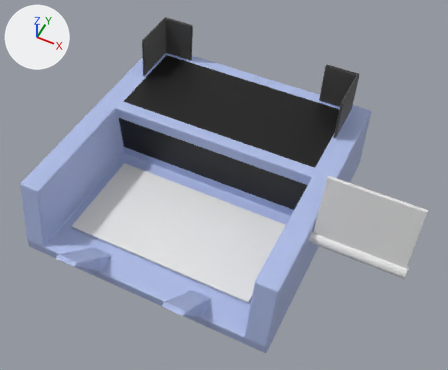
An edit to the Blender file Blender/Printer.blend, drawn before and after from the same camera.
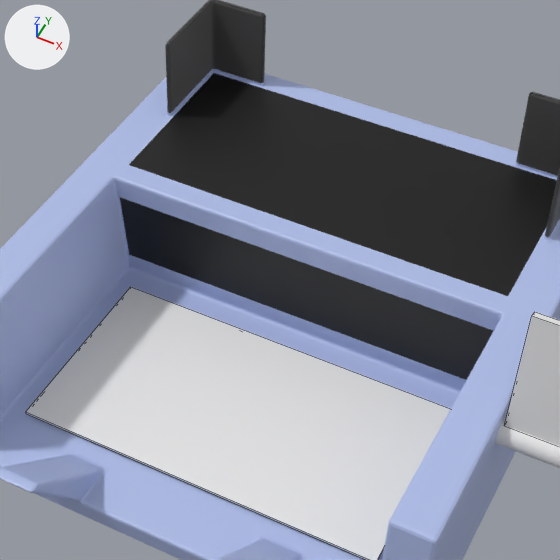
Each version is shown whole from a 50 mm camera at (6.47, -11.49, 15.39) aimed at (0.93, -0.41, 1.54), then close up on the part from 13% to 76% of the width and 5% to 81% of the height. The axes (+X, +Y, +Z) are drawn at upper left. The lights are the same throughout. The close-ups show mesh edges as thin lines.

Before the edit, the objects in view are built like this:
```python
me_cube_002 = bpy.data.meshes.new('Cube.002')
me_cube_002.from_pydata(...)  # a box spanning x -1.04..0.96, y -1.0..1.0, z 0.0..2.0
me_cube_003 = bpy.data.meshes.new('Cube.003')
me_cube_003.from_pydata(...)  # a box spanning x -3.0..3.0, y -3.03..-0.03, z 0.25..0.3
me_cylinder = bpy.data.meshes.new('Cylinder')
me_cylinder.from_pydata(...)  # a 32-sided cylinder along z spanning x -1.0..1.0, y -1.0..1.0, z -1.0..1.0
ob_cube = bpy.data.objects.new('Cube', me_cube_002)
ob_cube.location = (5.37, -1.18, 1.95)
ob_cube.rotation_euler = (-0.244, 0.0, 0.0)  # degrees (-14, 0, 0)
ob_cube.scale = (1.28, 0.0588, 0.922)
ob_cylinder = bpy.data.objects.new('Cylinder', me_cylinder)
ob_cylinder.location = (5.26, -1.21, 1.79)
ob_cylinder.rotation_euler = (0.0, 1.571, 0.0)  # degrees (0, 90, 0)
ob_cylinder.scale = (0.187, 0.187, 1.4)
ob_money = bpy.data.objects.new('Money', me_cube_003)
ob_money.location = (0.0, 0.0, 0.0)
# also in view: 'Body' at (0.0, -0.42, 1.7)
```
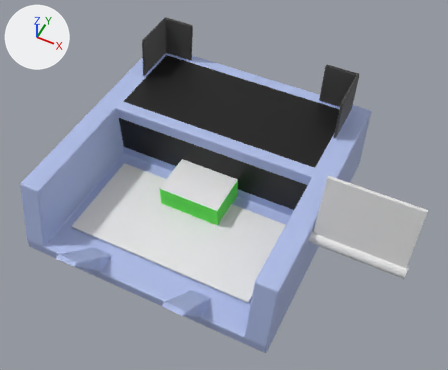
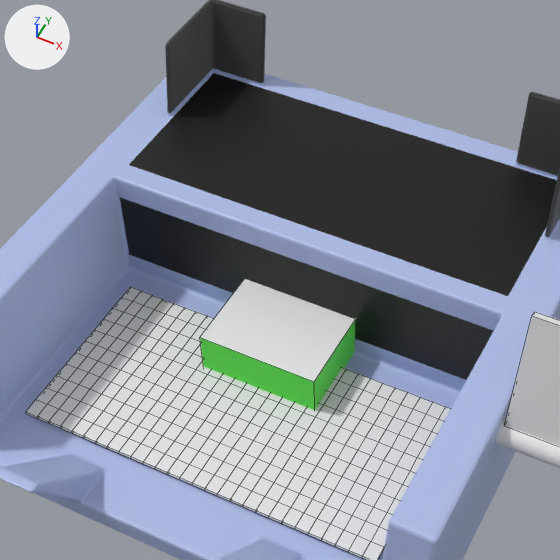
Commit message: printer update

Pixel boxes [x1, y1, x2, y2] of what changed, in the close-ups (560 x 560 px):
'CubeMoney', added: after [200, 279, 355, 410]
    faces in mat_moneyimg (white #e7e7e7): [200, 279, 355, 381]
    faces in mat_monyeborder (green #4de737): [200, 321, 355, 410]
part 1 of me_cube_003, added: after [26, 287, 450, 560]

The change, as a list of edits to the scene's bpy script:
```text
Add mat_moneyimg:
    mat_moneyimg = principled_material('MoneyImg')
    mat_moneyimg.base_color = (0.8, 0.8, 0.8)  # white #e7e7e7
Add mat_monyeborder:
    mat_monyeborder = principled_material('MonyeBorder')
    mat_monyeborder.base_color = (0.0741, 0.8, 0.0387)  # green #4de737
Change me_cube_003:
    used by ob_money; location = (0.0, 0.0, 0.0)
    remove me_cube_003.from_pydata(...)  # 8 vertices, 6 faces; spans x -3.0..3.0, y -3.03..-0.03, z 0.25..0.3
    add me_cube_003.from_pydata(...)  # 696 vertices, 694 faces; spans x -3.0..3.0, y -3.03..-0.03, z 0.25..0.3
    me_cube_003 part 1: 688 vertices added at x -3.0..3.0, y -3.03..-0.03, z 0.25..0.3
Add me_cube_004:
    me_cube_004.from_pydata([(-1.0, -1.0, -1.0), (-1.0, -1.0, 1.0), (-1.0, 1.0, -1.0), (-1.0, 1.0, 1.0), (1.0, -1.0, -1.0), (1.0, -1.0, 1.0), (1.0, 1.0, -1.0), (1.0, 1.0, 1.0)], [], [(0, 1, 3, 2), (2, 3, 7, 6), (6, 7, 5, 4), (4, 5, 1, 0), (2, 6, 4, 0), (7, 3, 1, 5)])
    for i in [*range(0, 4)]: me_cube_004.polygons[i].material_index = 1
    me_cube_004.materials.append(mat_moneyimg)  # white #e7e7e7
    me_cube_004.materials.append(mat_monyeborder)  # green #4de737
Add ob_cubemoney:
    ob_cubemoney = bpy.data.objects.new('CubeMoney', me_cube_004)
    ob_cubemoney.location = (0.0, 0.0, 0.0)
```
